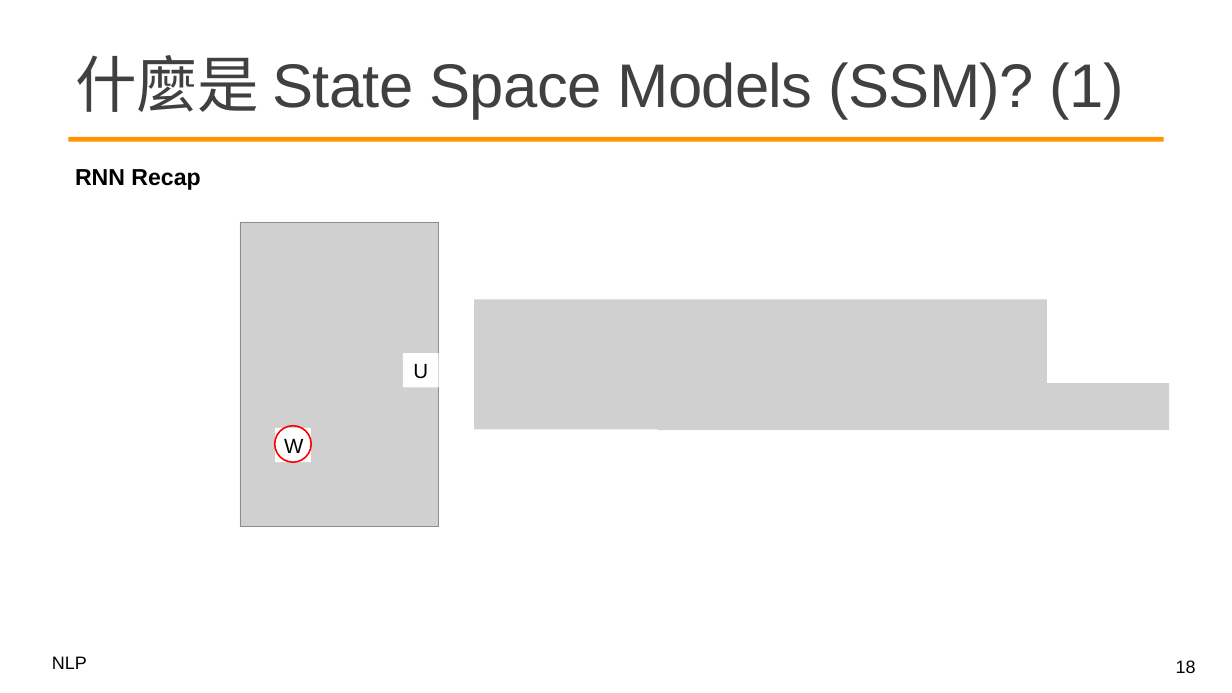
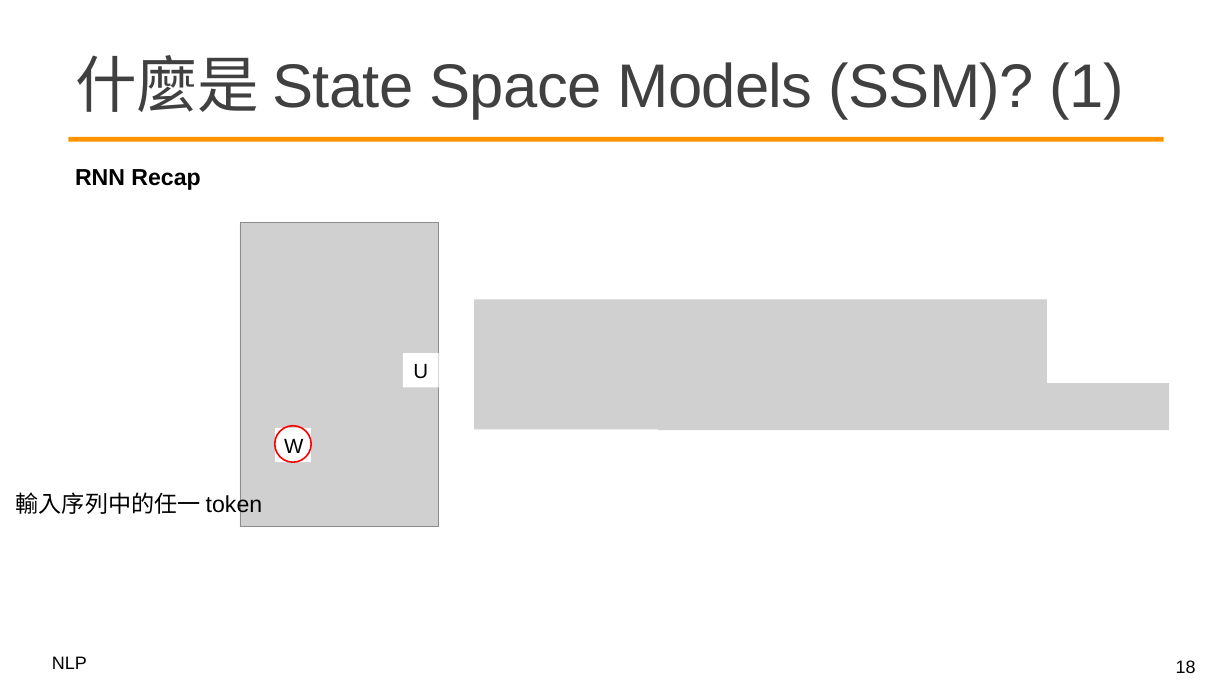
Before and after one commit to mcps5601/CGUNLP_2026_Spring, a slide deck: slide 18 of slides/w14_mamba_0525.pptx. Drawn at 1232x693 pixels with LibreOffice and Linux fonts; fonts in the diff are those of the drawing; grey boxes stand for pictures; background and template pictures are left out. Boxes give left, top, right and bottom in pixels: in the first picture for what was removed or moved away, otherwise in the second. Text is boxed around its words. In the diff, an @@ line names an element or a change of style, - is before the commit and + after.

```diff
--- a/slides/w14_mamba_0525.pptx
+++ b/slides/w14_mamba_0525.pptx
@@ text added at [16,492,262,518], 18 pt, text #000000 @@
+輸入序列中的任一 token
```
Also in this commit, not shown: 4 other slides changed, 1 other file.
